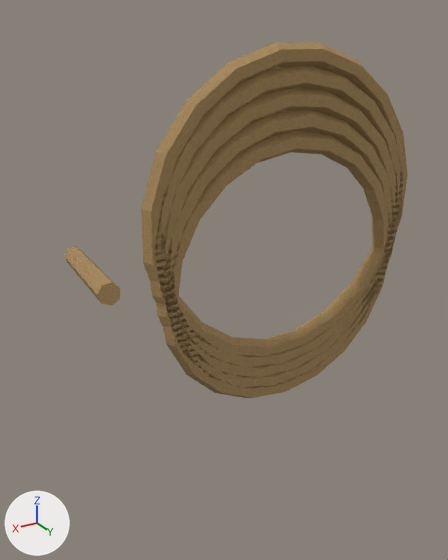
A saved change to the OBJ model Assets/ProjectOEN/ProductionArt/Meshes/props_tools/pr-002_rope_coil__carried.obj.
The view is the same before and after, from a 50 mm camera at (0.62, 0.821, 0.484) aimed at (0.156, 0.047, 0.097). Arrows for +X, +Y and +Z are at lower left; the lights stay in place. The picture after the commit comes second. Where no turn or scale is listed for an object, it has been applied to the vertices. Vertices at exactly the same position are counted once.

The older version as bpy lines, for what is in view:
```python
me_pr_002_rope_coil__carried = bpy.data.meshes.new('pr-002_rope_coil__carried')
me_pr_002_rope_coil__carried.from_pydata(...)  # 616 vertices, 1228 faces; spans x -0.272..0.353, y -0.261..0.021, z -0.19..0.444
me_pr_002_rope_coil__carried.materials.append(mat_rope)  # picture img_rope_albedo_png
ob_pr_002_rope_coil__carried = bpy.data.objects.new('pr-002_rope_coil__carried', me_pr_002_rope_coil__carried)
ob_pr_002_rope_coil__carried.location = (0.0, 0.0, 0.0)
```
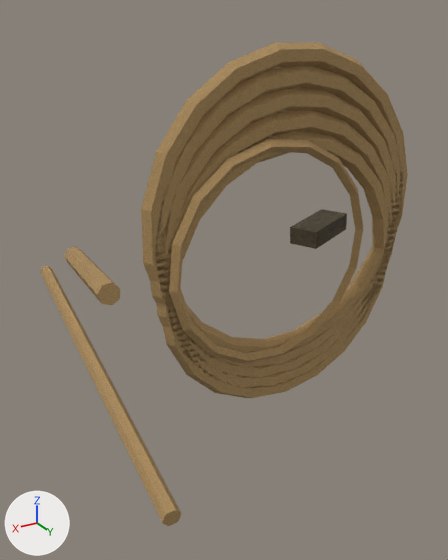
Where the change shows, as pixel boxes (x1, y1, x2, y2) in the pictures (448 x 560 px):
'pr-002_rope_coil__carried', reshaped (7% wider, 36% taller): before (64, 42, 408, 398); after (40, 42, 408, 526)
part 1 of me_pr_002_rope_coil__carried, added: after (169, 139, 364, 363)
part 2 of me_pr_002_rope_coil__carried, added: after (40, 266, 182, 526)
part 3 of me_pr_002_rope_coil__carried, added (brown): after (290, 209, 347, 249)

The edits, one by one:
Picture 'mud_albedo.png' (img_mud_albedo_png) is new.
Material 'Mud' (mat_mud) is new.
Its texture is img_mud_albedo_png.
Its roughness is 0.89.
me_pr_002_rope_coil__carried is used by ob_pr_002_rope_coil__carried; location (0.0, 0.0, 0.0).
me_pr_002_rope_coil__carried had 616 vertices, 1228 faces and spanned x -0.272..0.353, y -0.261..0.021, z -0.19..0.444.
me_pr_002_rope_coil__carried now has 702 vertices, 1392 faces and spans x -0.272..0.441, y -0.261..0.411, z -0.19..0.444.
me_pr_002_rope_coil__carried part 1: a new loose piece of 64 vertices spanning x -0.159..0.239, y 0.01..0.03, z -0.094..0.304, in mat_rope (picture img_rope_albedo_png).
me_pr_002_rope_coil__carried part 2: a new loose piece of 14 vertices spanning x 0.369..0.441, y -0.161..0.411, z 0.038..0.097, in mat_rope (picture img_rope_albedo_png).
Part 3, on me_pr_002_rope_coil__carried:
8 vertices are added at x -0.252..-0.108, y -0.182..-0.078, z 0.054..0.096.
12 new faces join them, mat_mud (picture img_mud_albedo_png).
me_pr_002_rope_coil__carried gains material mat_mud (picture img_mud_albedo_png).
